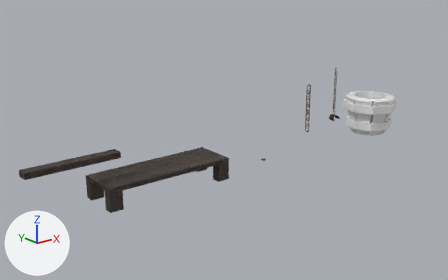
One commit to the Blender file Environnements Pre-tests/The Great Prison/Props/props 2.blend: the scene before it, then after it.
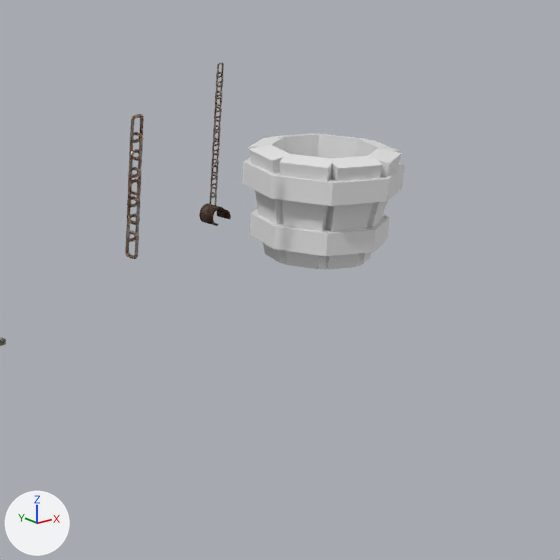
Each version is shown whole from a 50 mm lens placed at (-13.58, -21.37, 10.04), pointed at (4.53, 1.27, 0.98), then close up on the part from 59% to 100% of the width and 17% to 83% of the height. The lights are fixed; the arrows at lower left show +X, +Y and +Z. The older version's two pictures come first.

Objects in the first close-up: 'Bucket', 'Chains', 'Chains With Braes' and 1 more.
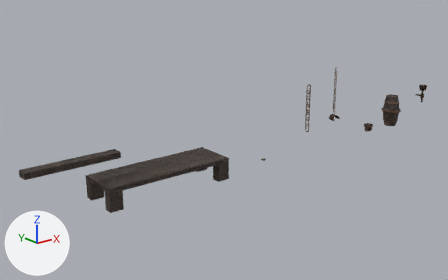
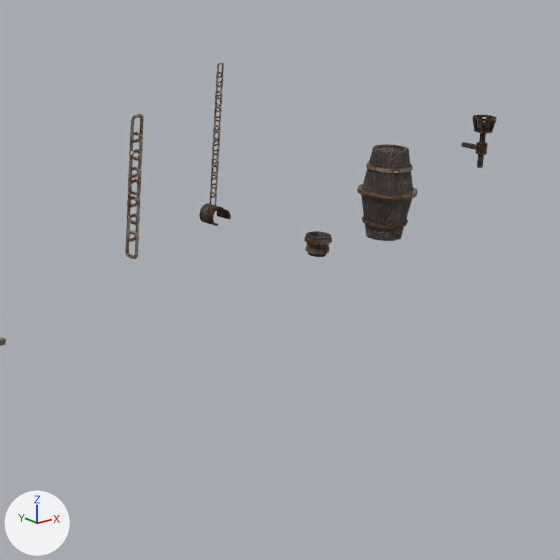
Location of each change, [x1, y1, x2, y2] in pixels of the close-ups (560 x 560 px; the box of a moved part takes in the faces that stretch with it):
'Bucket', surface changed, recoloured, moved, rescaled (82% narrower, 80% shorter)
    before: [242, 134, 404, 270]
    after: [304, 231, 332, 257]
'Barrel', added
    after: [357, 144, 418, 241]
    faces in mat_wood_material: [361, 144, 413, 241]
    faces in mat_metal_parts: [357, 161, 418, 229]
'Torch Holder', added
    after: [461, 115, 497, 168]
    faces in mat_heavily_rusted_material: [461, 115, 497, 155]
    faces in mat_wood_material: [477, 122, 486, 168]
part 1 of me_circle_002, moved or reshaped
    before: [242, 134, 404, 270]
    after: [304, 231, 332, 257]
part 2 of me_circle_002, recoloured
    before: [248, 134, 402, 270]
    after: [306, 231, 331, 257]

Patch to the scene script:
```diff
--- a/Environnements Pre-tests/The Great Prison/Props/props 2.blend.py
+++ b/Environnements Pre-tests/The Great Prison/Props/props 2.blend.py
@@ img_metal056c_1k_jpg_color_jpg_001 @@
+img_metal056c_1k_jpg_color_jpg_001 = load_image('Metal056C_1K-JPG_Color.jpg.001', '../../Textures/Heavily Rusted Iron/Metal056C_1K-JPG_Color.jpg', 1024, 1024, 'sRGB')
@@ img_metal056c_1k_jpg_displacement_jpg_001 @@
+img_metal056c_1k_jpg_displacement_jpg_001 = load_image('Metal056C_1K-JPG_Displacement.jpg.001', '../../Textures/Heavily Rusted Iron/Metal056C_1K-JPG_Displacement.jpg', 1024, 1024, 'Non-Color')
@@ img_metal056c_1k_jpg_roughness_jpg_001 @@
+img_metal056c_1k_jpg_roughness_jpg_001 = load_image('Metal056C_1K-JPG_Roughness.jpg.001', '../../Textures/Heavily Rusted Iron/Metal056C_1K-JPG_Roughness.jpg', 1024, 1024, 'Non-Color')
@@ img_metal056c_1k_jpg_normalgl_jpg_001 @@
+img_metal056c_1k_jpg_normalgl_jpg_001 = load_image('Metal056C_1K-JPG_NormalGL.jpg.001', '../../Textures/Heavily Rusted Iron/Metal056C_1K-JPG_NormalGL.jpg', 1024, 1024, 'Non-Color')
@@ img_metal056c_1k_jpg_metalness_jpg_001 @@
+img_metal056c_1k_jpg_metalness_jpg_001 = load_image('Metal056C_1K-JPG_Metalness.jpg.001', '../../Textures/Heavily Rusted Iron/Metal056C_1K-JPG_Metalness.jpg', 1024, 1024, 'Non-Color')
@@ mat_metal_parts @@
 mat_metal_parts = bpy.data.materials.new('Metal parts')
-# nodes: BsdfPrincipled, OutputMaterial
+# nodes: BsdfPrincipled, Displacement, Mapping, NormalMap, OutputMaterial, TexCoord, TexImage x5
+# uses the picture img_metal056c_1k_jpg_color_jpg_001
+# uses the picture img_metal056c_1k_jpg_displacement_jpg_001
+# uses the picture img_metal056c_1k_jpg_metalness_jpg_001
+# uses the picture img_metal056c_1k_jpg_normalgl_jpg_001
+# uses the picture img_metal056c_1k_jpg_roughness_jpg_001
@@ me_circle_002 @@
 # used by ob_bucket; location = (14.0, 0.0, 0.0)
-me_circle_002.from_pydata(...)  # 164 vertices, 150 faces; spans x -1.46..1.46, y -1.46..1.46, z 0.0..2.08
+me_circle_002.from_pydata(...)  # 164 vertices, 150 faces; spans x -0.25..0.25, y -0.25..0.25, z 0.0..0.4
+# me_circle_002 part 1: the whole mesh is scaled about the mesh origin by (0.171, 0.171, 0.192)
+# me_circle_002 part 2: all 54 faces that had it switch from mat_wooden_parts (white #e7e7e7) to mat_wood_material
 me_circle_002.materials.append(mat_metal_parts)
@@ me_cylinder_002 @@
+me_cylinder_002.from_pydata(...)  # 236 vertices, 208 faces; spans x -0.227..0.227, y -0.233..0.442, z -0.391..0.642
+me_cylinder_002.polygons.foreach_set('use_smooth', [True] * 208)
+# faces by material slot: [174, 34]
+me_cylinder_002.materials.append(mat_heavily_rusted_material)
+me_cylinder_002.materials.append(mat_wood_material)
@@ me_circle @@
+me_circle.from_pydata(...)  # 464 vertices, 402 faces; spans x -0.57..0.57, y -0.57..0.57, z 0.0..1.74
+# faces by material slot: [162, 240]
+me_circle.materials.append(mat_wood_material)
+me_circle.materials.append(mat_metal_parts)
@@ ob_torch_holder @@
+ob_torch_holder = bpy.data.objects.new('Torch Holder', me_cylinder_002)
+ob_torch_holder.location = (19.0, 0.0, 1.3)
@@ ob_barrel @@
+ob_barrel = bpy.data.objects.new('Barrel', me_circle)
+ob_barrel.location = (16.0, 0.0, 0.0)
```
